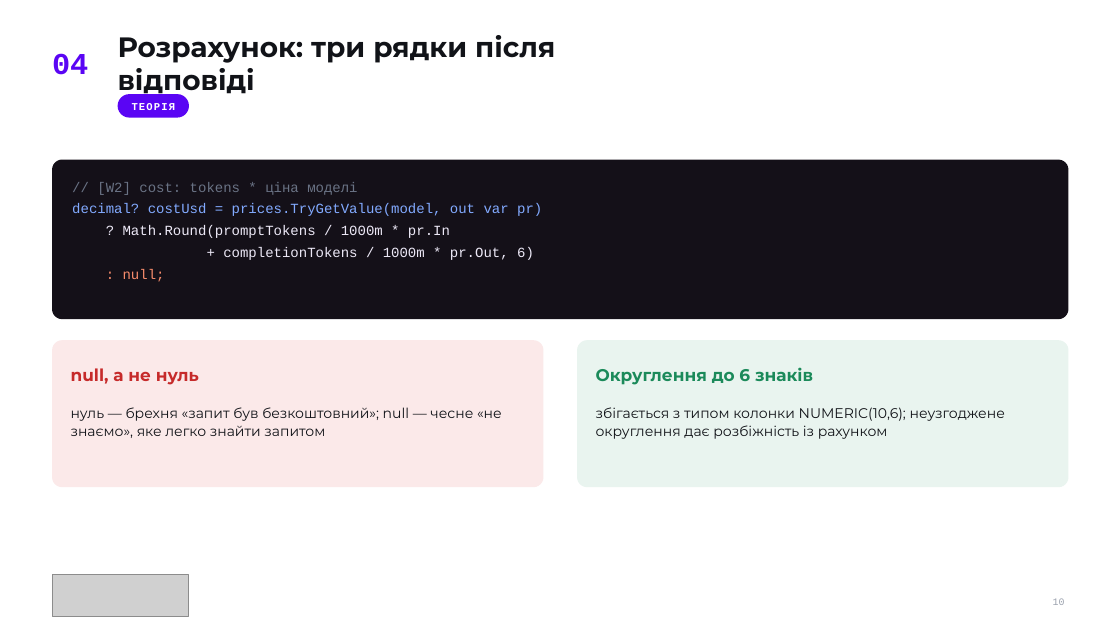
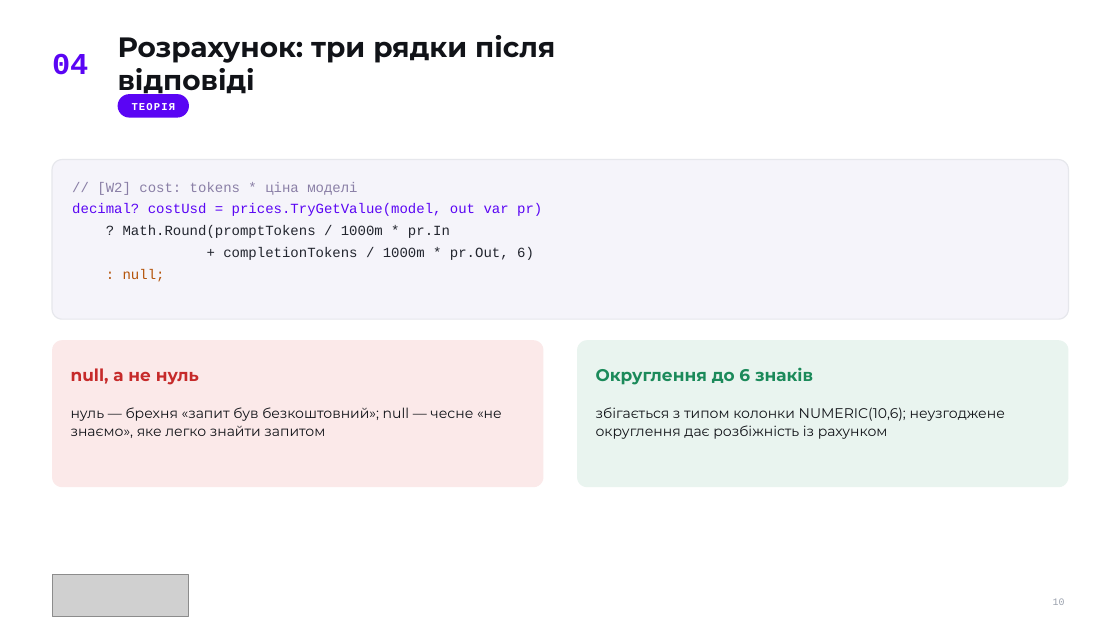
Before and after one commit to TarasFedorenkoFTV/llmops-bootcamp, a slide deck: slide 10 of docs/decks/L04.pptx. Drawn at 1120x630 pixels with LibreOffice and Linux fonts; fonts in the diff are those of the drawing; grey boxes stand for pictures. Boxes give left, top, right and bottom in pixels: in the first picture for what was removed or moved away, otherwise in the second. Text is boxed around its words. In the diff, an @@ line names an element or a change of style, - is before the commit and + after.

```diff
--- a/docs/decks/L04.pptx
+++ b/docs/decks/L04.pptx
@@ rounded rectangle at <box>52,160,1069,319</box>: fill #141018 to #F5F4FA; outline none to #E6E7EC 1 pt @@
@@ text "// [W2] cost: tokens * ..." at <box>72,182,542,282</box>: text colour #6A7385 to #8A7FA6 in "// [W2] cost: tokens * ціна моделі"; text colour #82AAFF to #5A05F4 in "decimal? costUsd = prices.TryGetValue(model, out var pr)"; text colour #ECE8F6 to #23262F in "? Math.Round(promptTokens / 1000m * pr.In", "+ completionTokens / 1000m * pr.Out, 6)"; text colour #F78C6C to #B45309 in ": null;" @@
```
Also in this commit, not shown: 5 other slides changed, 23 other files.
